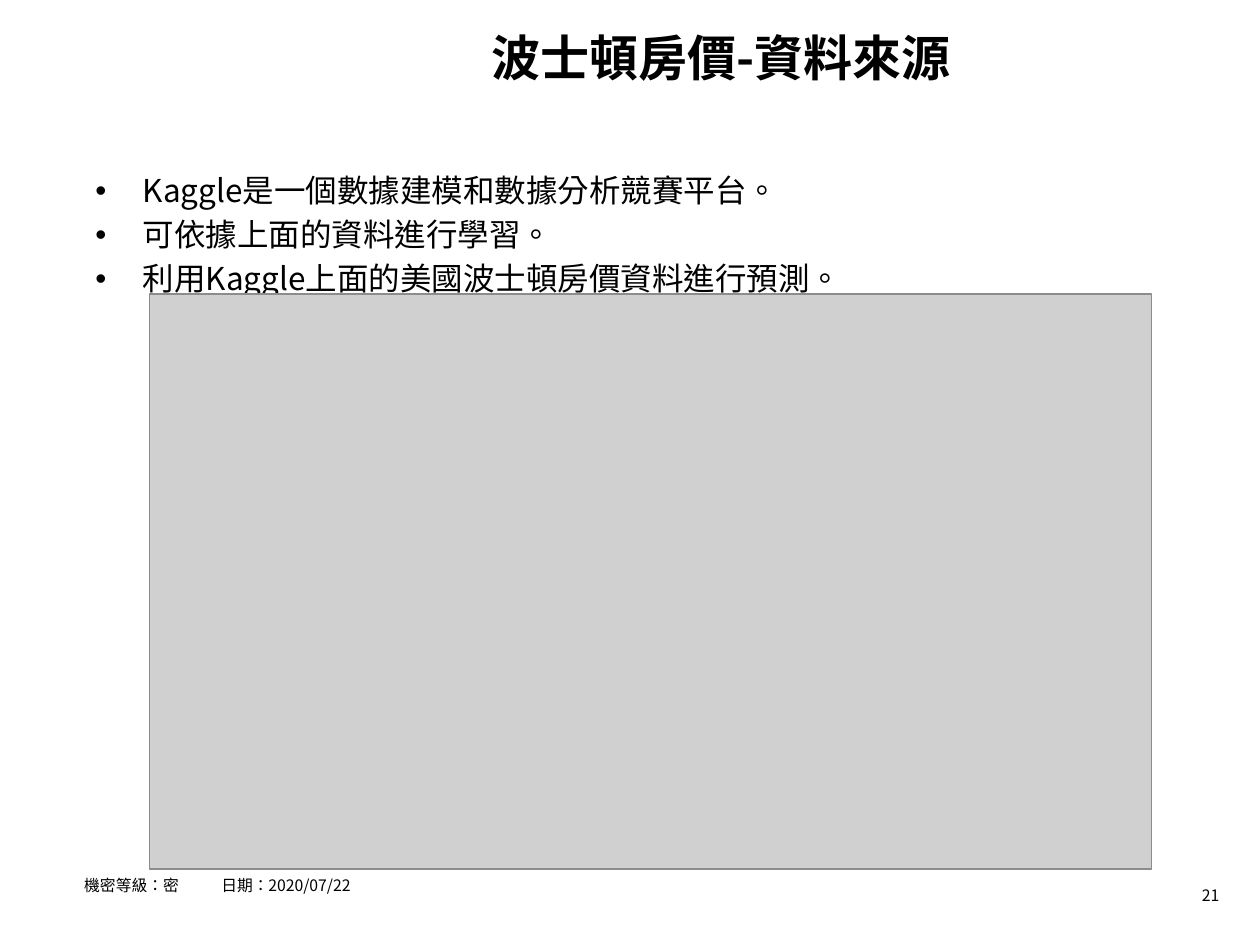
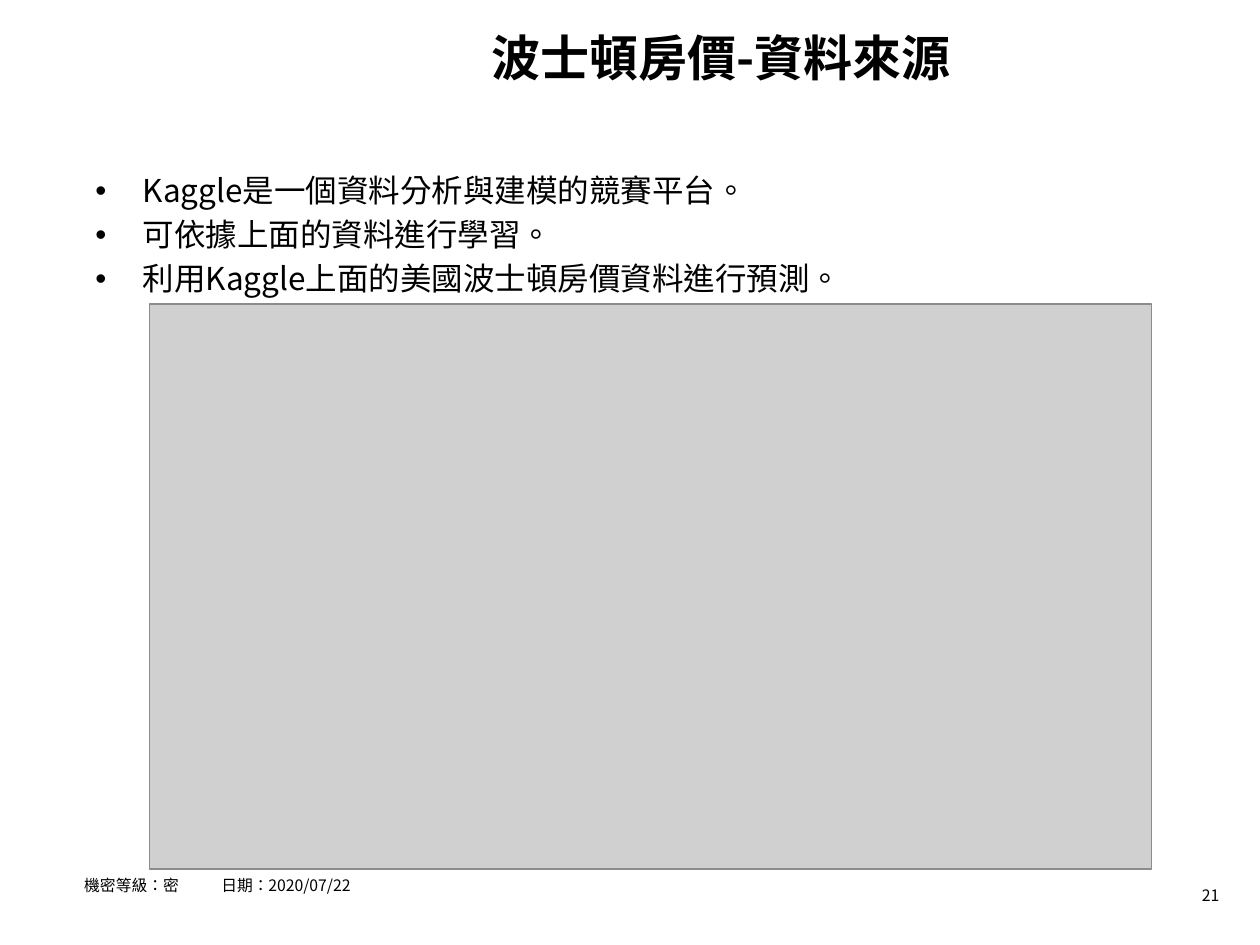
Before and after one commit to hrne/FINAL_REPORT, a slide deck: slide 21 of AI_Report/AI應用-不動產價格預測.pptx. Drawn at 1260x945 pixels with LibreOffice and Linux fonts; fonts in the diff are those of the drawing; grey boxes stand for pictures; background and template pictures are left out. Boxes give left, top, right and bottom in pixels: in the first picture for what was removed or moved away, otherwise in the second. Text is boxed around its words. In the diff, an @@ line names an element or a change of style, - is before the commit and + after.

```diff
--- a/AI_Report/AI應用-不動產價格預測.pptx
+++ b/AI_Report/AI應用-不動產價格預測.pptx
@@ text at (143,175,747,210): text changed @@
-• Kaggle是一個數據建模和數據分析競賽平台。
+• Kaggle是一個資料分析與建模的競賽平台。
@@ picture: place and size @@
-picture at (150,294,1152,869)
+picture at (150,304,1152,869)
```
Also in this commit, not shown: 7 other slides changed, 2 other files.
